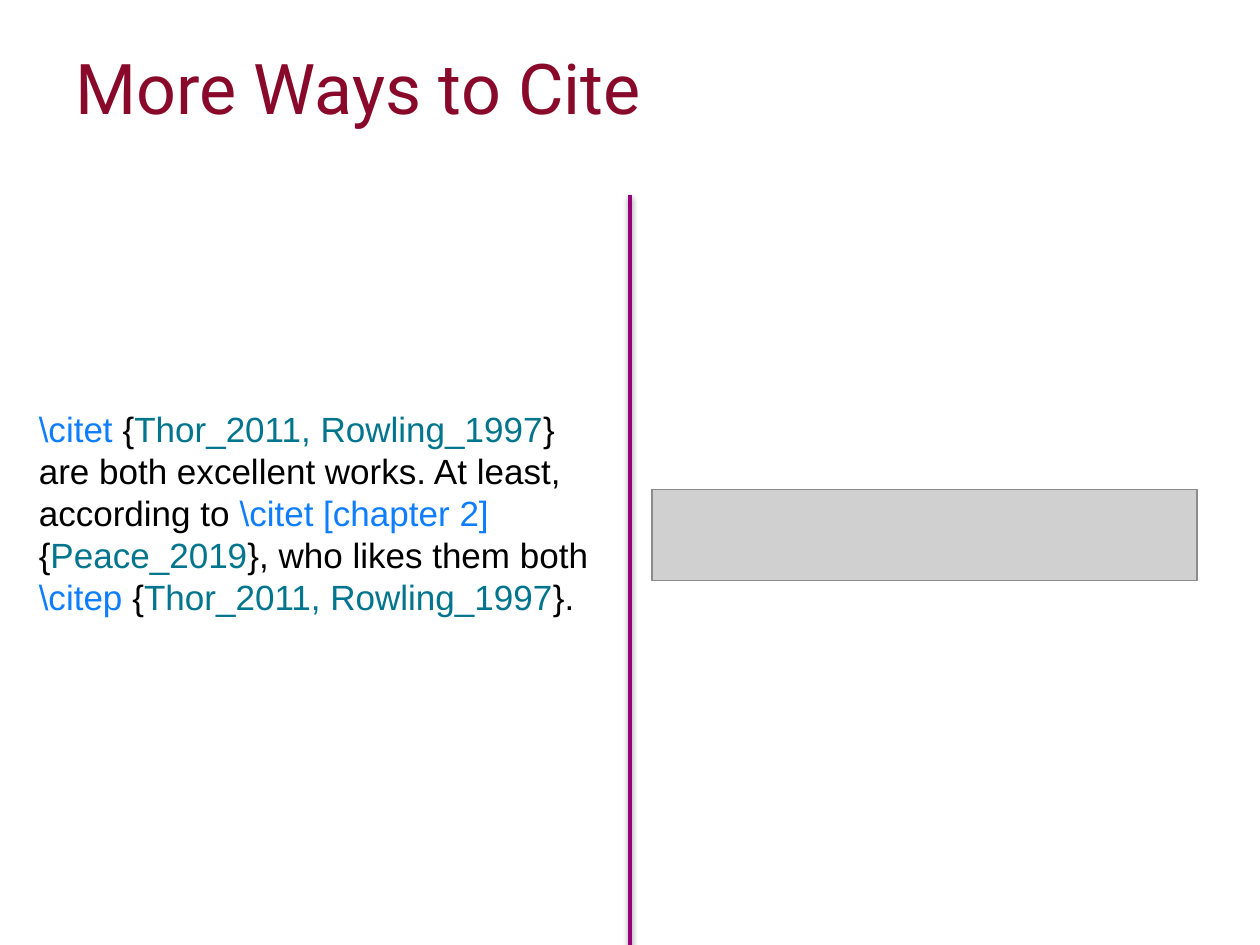
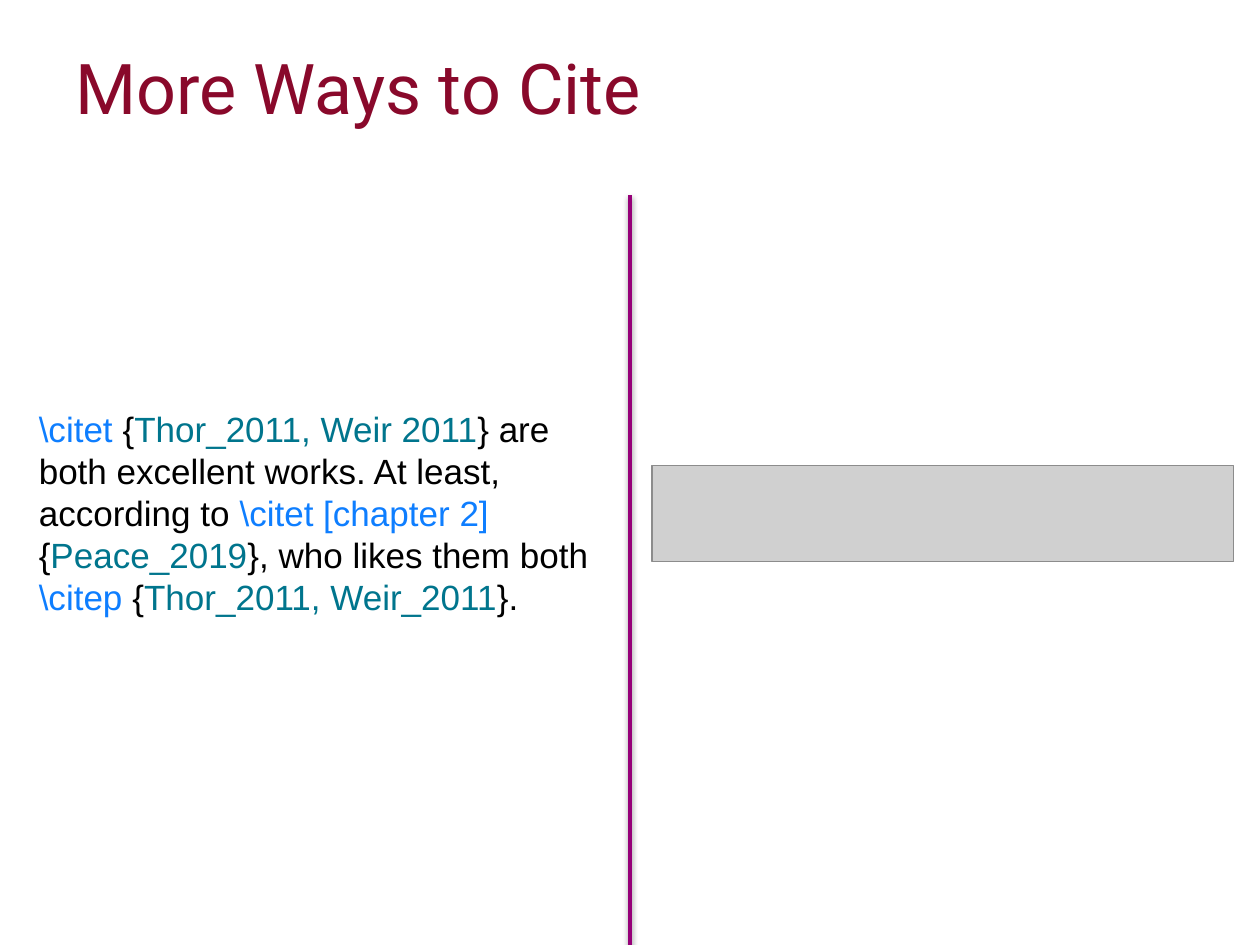
Before and after one commit to ImperialCollegeLondon/RCDS-writing-theses-in-latex, a slide deck: slide 33 of Writing Theses in Latex Slides.pptx. Drawn at 1260x945 pixels with LibreOffice and Linux fonts; fonts in the diff are those of the drawing; grey boxes stand for pictures; background and template pictures are left out. Boxes give left, top, right and bottom in pixels: in the first picture for what was removed or moved away, otherwise in the second. Text is boxed around its words. In the diff, an @@ line names an element or a change of style, - is before the commit and + after.

```diff
--- a/Writing Theses in Latex Slides.pptx
+++ b/Writing Theses in Latex Slides.pptx
@@ text at <box>39,416,588,617</box>: text changed @@
-\citet {Thor_2011, Rowling_1997} are both excellent works. At least, according to \citet [chapter 2] {Peace_2019}, who likes them both \citep {Thor_2011, Rowling_1997}.
+\citet {Thor_2011, Weir 2011} are both excellent works. At least, according to \citet [chapter 2] {Peace_2019}, who likes them both \citep {Thor_2011, Weir_2011}.
@@ picture: place and size @@
-picture at <box>651,489,1197,580</box>
+picture at <box>651,466,1234,562</box>
```
Also in this commit, not shown: 3 other slides changed.
